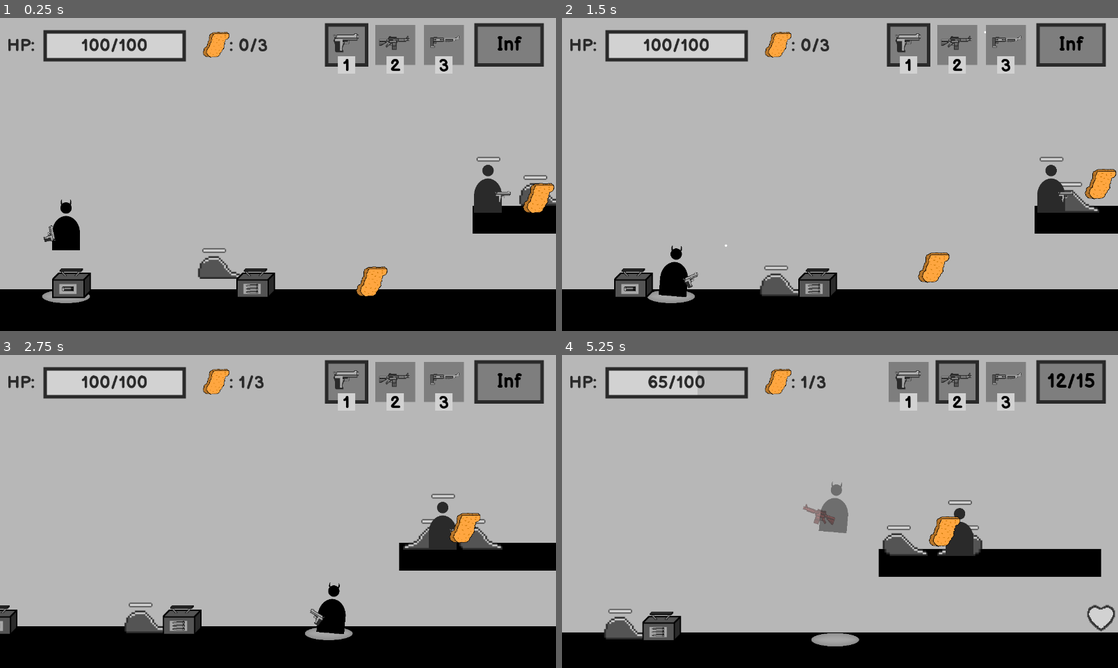
Above: before the commit, frames 1-4 (two rows, left to right).
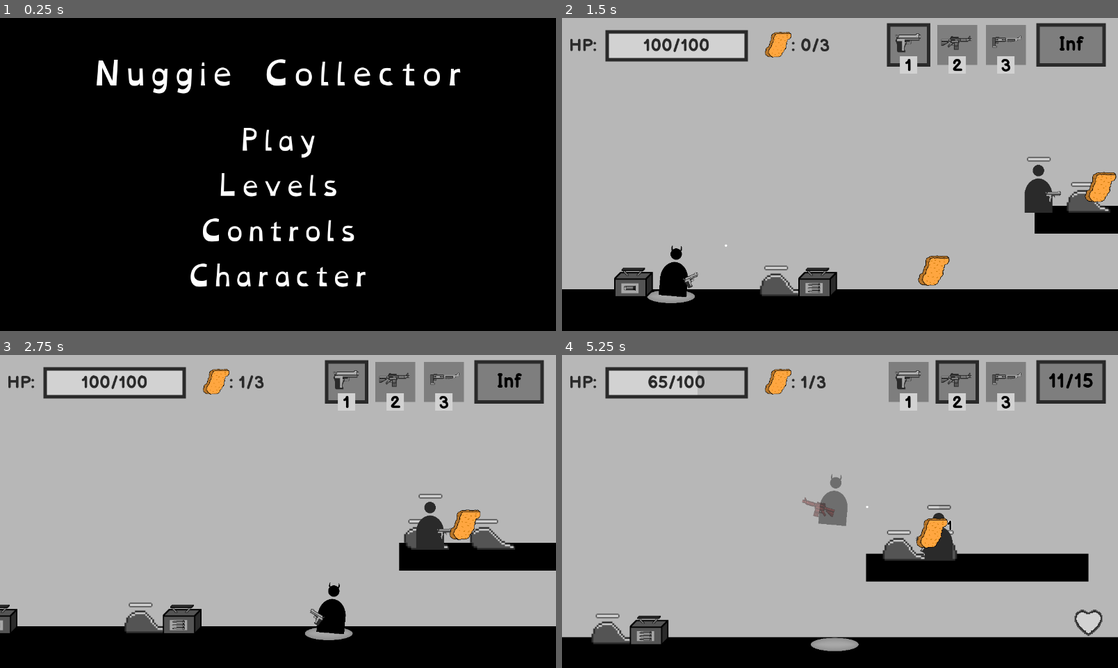
Above: after the commit, the same moments.

Repository: BesterCoder/nuggie-collector
Game: Godot game, scene res://menus/main/MainMenu.tscn
The game is run twice, just before and just after one commit, with the same random seed, the same clock (stepped at 60 frames per second) and the same inputs. Before the commit the project starts from res://levels/level_001.tscn.
Inputs (mouse positions are in pixels of both pictures, inside the frame that each line leads up to):
- Up to frame 1 (0.25 s): no input
- Up to frame 2 (1.5 s): click (840, 140) at 0.5 s, where only the run after the commit has a clickable "Play"; move the mouse to (962, 158) at 1.27 s; press the mouse at (962, 158) at 1.28 s; hold D (move_right) from 1.28 s (still down)
- Up to frame 3 (2.75 s): keep holding D (move_right); tap W (jump) at 1.52, 2.27 s; move the mouse to (166, 527) at 2.02 s; release the mouse at (166, 527) at 2.03 s; tap 1 (select_pistol) at 2.1 s
- Up to frame 4 (5.25 s): move the mouse to (895, 442) at 2.77 s; release D (move_right) at 2.78 s; hold A (move_left) 2.78-3.53 s; tap 2 (select_rifle) at 2.85 s; move the mouse to (812, 574) at 3.52 s; hold D (move_right) 3.53-5.03 s; tap 3 (select_shotgun) at 3.6 s; tap W (jump) at 3.77, 4.52 s; move the mouse to (1006, 558) at 4.27 s; press the mouse at (1006, 558) at 4.28 s; move the mouse to (673, 464) at 5.02 s; release the mouse at (673, 464) at 5.03 s; hold A (move_left) from 5.03 s (still down); tap 1 (select_pistol) at 5.1 s

The runs differ from the first frame. In frame 1, 85% of the frame differs, in the area x 0-100%, y 0-92%; in frame 2, 1.8%; in frame 3, 1.5%; in frame 4, 6.9%.

Commit message:
Main menu now starts the game
MainMenu is set as the default scene and it
now loads the level_001 with the new
SceneLoader singleton.

From now on SceneLoader should be used
to change the scenes

Diff:
--- /dev/null
+++ b/autoload/SceneLoader.gd
@@ -0,0 +1,40 @@
+extends Node
+
+# From
+# https://docs.godotengine.org/en/stable/getting_started/step_by_step/singletons_autoload.html
+
+var current_scene = null
+
+func _ready():
+	var root = get_tree().get_root()
+	current_scene = root.get_child(root.get_child_count() - 1)
+
+
+func load_scene(scene_path: String):
+	# This function will usually be called from a signal callback,
+	# or some other function in the current scene.
+	# Deleting the current scene at this point is
+	# a bad idea, because it may still be executing code.
+	# This will result in a crash or unexpected behavior.
+
+	# The solution is to defer the load to a later time, when
+	# we can be sure that no code from the current scene is running:
+
+	call_deferred("_deferred_load_scene", scene_path)
+
+
+func _deferred_load_scene(scene_path):
+	# It is now safe to remove the current scene
+	current_scene.free()
+
+	# Load the new scene.
+	var s = ResourceLoader.load(scene_path)
+
+	# Instance the new scene.
+	current_scene = s.instance()
+
+	# Add it to the active scene, as child of root.
+	get_tree().get_root().add_child(current_scene)
+
+	# Optionally, to make it compatible with the SceneTree.change_scene() API.
+	get_tree().set_current_scene(current_scene)
--- /dev/null
+++ b/menus/main/MainMenu.gd
@@ -0,0 +1,5 @@
+extends Control
+
+
+func _on_play_pressed():
+	SceneLoader.load_scene("res://levels/level_001.tscn")
--- a/menus/main/MainMenu.tscn
+++ b/menus/main/MainMenu.tscn
@@ -1,6 +1,7 @@
-[gd_scene load_steps=4 format=2]
+[gd_scene load_steps=5 format=2]
 
 [ext_resource path="res://assets/fonts/OpenDyslexic-Regular.ttf" type="DynamicFontData" id=1]
+[ext_resource path="res://menus/main/MainMenu.gd" type="Script" id=2]
 
 [sub_resource type="DynamicFont" id=1]
 size = 70
@@ -13,6 +14,7 @@
 [node name="MainMenu" type="Control"]
 anchor_right = 1.0
 anchor_bottom = 1.0
+script = ExtResource( 2 )
 __meta__ = {
 "_edit_use_anchors_": false
 }
@@ -103,3 +105,4 @@
 __meta__ = {
 "_edit_use_anchors_": false
 }
+[connection signal="pressed" from="Play" to="." method="_on_play_pressed"]
--- a/project.godot
+++ b/project.godot
@@ -33,8 +33,12 @@
 [application]
 
 config/name="Nuggie-collector"
-run/main_scene="res://levels/level_001.tscn"
+run/main_scene="res://menus/main/MainMenu.tscn"
 config/icon="res://icon.png"
+
+[autoload]
+
+SceneLoader="*res://autoload/SceneLoader.gd"
 
 [display]
 
